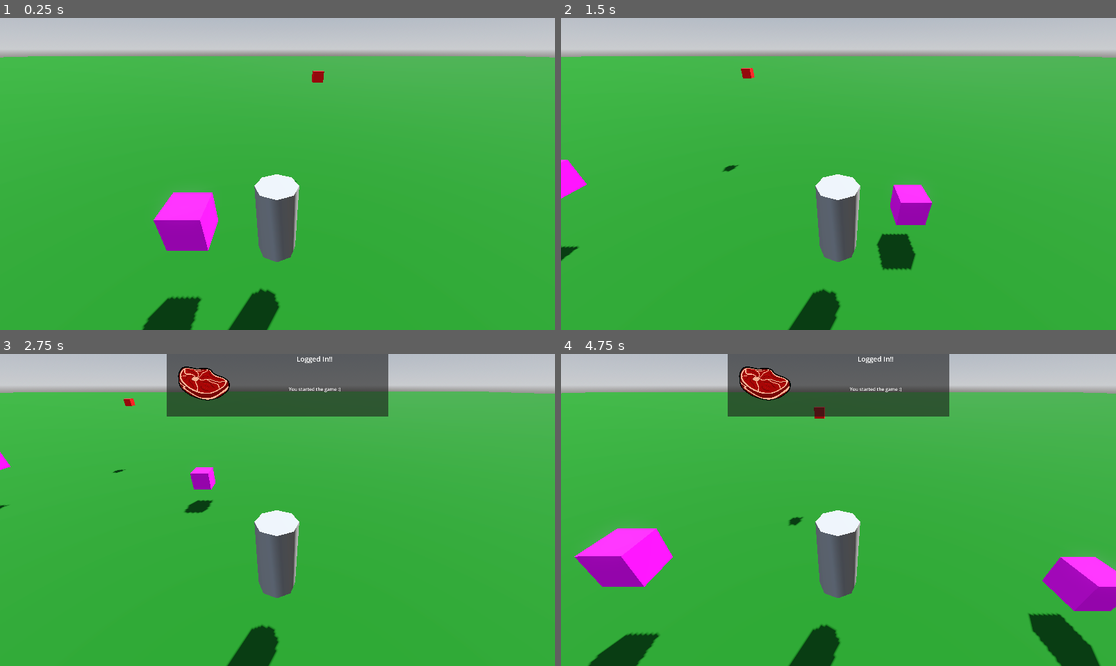
Above: before the commit, frames 1-4 (two rows, left to right).
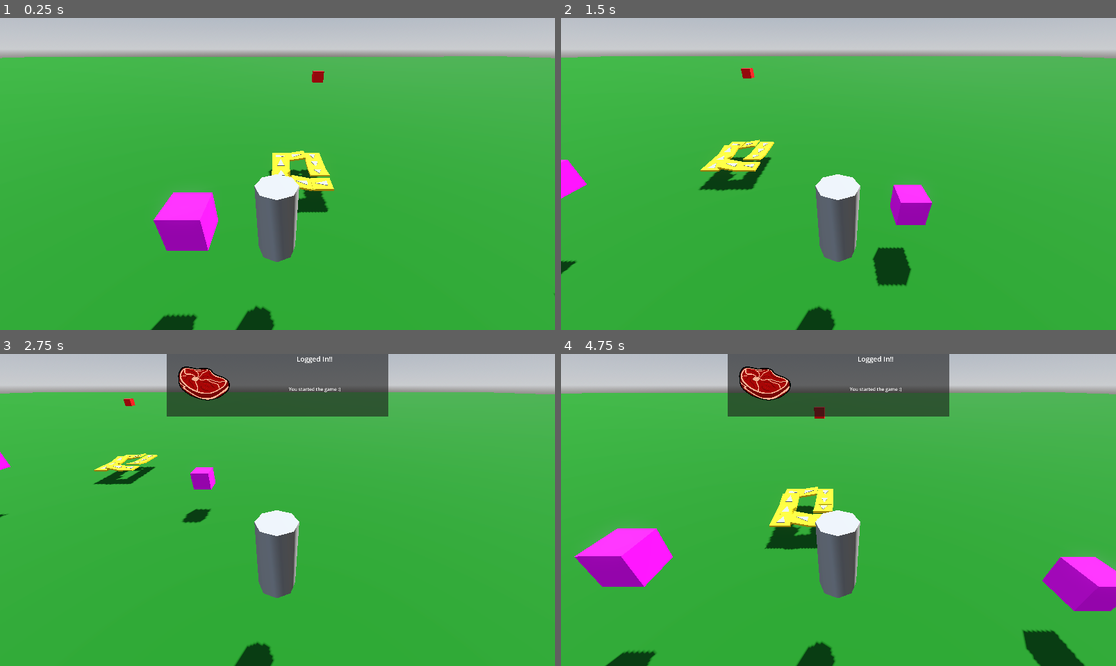
Above: after the commit, the same moments.

Repository: DallasHuff/gwj-89
Game: Godot game, scene res://levels/dallas_test_level.tscn
Same seed, same stepped clock (60 frames per second), same inputs: the game is played once before the commit and once after it.
Inputs:
- Up to frame 1 (0.25 s): no input
- Up to frame 2 (1.5 s): tap Enter at 0.5 s; hold D (right) 0.53-1.28 s; hold S (down) from 1.28 s (still down)
- Up to frame 3 (2.75 s): release S (down) at 2.03 s; hold D (right) from 2.03 s (still down)
- Up to frame 4 (4.75 s): release D (right) at 2.78 s; hold W (up) 2.78-3.53 s; hold A (left) from 3.53 s (still down)

The runs differ from the first frame. In frame 1, 2.5% of the frame differs, in the area x 0-100%, y 12-100%; in frame 2, 2.8%; in frame 3, 1.5%; in frame 4, 4.1%.

Commit message:
added conveyor poc

Diff:
--- /dev/null
+++ b/entities/conveyor/straight_conveyor.gd
@@ -0,0 +1,8 @@
+class_name StraightConveyor
+extends StaticBody3D
+
+@export var conveyor_speed := 1.5
+
+func _ready() -> void:
+	var new_vel := global_transform.basis.z * conveyor_speed
+	set_constant_linear_velocity(new_vel)
--- /dev/null
+++ b/entities/conveyor/straight_conveyor.tscn
@@ -0,0 +1,25 @@
+[gd_scene format=3 uid="uid://0y1s4ra8pfw"]
+
+[ext_resource type="Script" uid="uid://d3o2cfsr551di" path="res://entities/conveyor/straight_conveyor.gd" id="1_7eqht"]
+
+[sub_resource type="StandardMaterial3D" id="StandardMaterial3D_n54wd"]
+albedo_color = Color(1, 0.78300005, 0.06999999, 1)
+
+[sub_resource type="BoxShape3D" id="BoxShape3D_n54wd"]
+size = Vector3(1, 0.1, 0.91503906)
+
+[node name="StraightConveyor" type="StaticBody3D" unique_id=263868903]
+script = ExtResource("1_7eqht")
+
+[node name="CSGBox3D" type="CSGBox3D" parent="." unique_id=1448096115]
+size = Vector3(1, 0.1, 1)
+material = SubResource("StandardMaterial3D_n54wd")
+
+[node name="CollisionShape3D" type="CollisionShape3D" parent="." unique_id=354356967]
+transform = Transform3D(1, 0, 0, 0, 1, 0, 0, 0, 1, 0, 0, 0.09692383)
+shape = SubResource("BoxShape3D_n54wd")
+
+[node name="Arrow" type="CSGPolygon3D" parent="." unique_id=1167550922]
+transform = Transform3D(-4.371139e-08, -1, 4.371139e-08, 0, -4.371139e-08, -1, 1, -4.371139e-08, 1.9106855e-15, 0.5971172, -0.045252264, -0.67797714)
+polygon = PackedVector2Array(0.4, 0.4, 0.4, 0.8, 0.97884727, 0.5985436)
+depth = 0.12
--- a/entities/spawner/spawner.gd
+++ b/entities/spawner/spawner.gd
@@ -8,7 +8,6 @@
 		print("debug1")
 		spawn_trash()
 
-
 func spawn_trash() -> void:
 	var t : Trash = trash_scene.instantiate()
 	t.trash_type = Trash.METAL
--- a/entities/trash/trash.gd
+++ b/entities/trash/trash.gd
@@ -2,10 +2,10 @@
 extends RigidBody3D
 
 enum {
-    METAL,
-    GLASS,
-    PLASTIC,
-    PAPER,
+	METAL,
+	GLASS,
+	PLASTIC,
+	PAPER,
 }
 
 @export var trash_type := METAL
--- a/entities/trash/trash.tscn
+++ b/entities/trash/trash.tscn
@@ -3,6 +3,9 @@
 [ext_resource type="Script" uid="uid://mdqaoq60otue" path="res://entities/trash/trash.gd" id="1_clokc"]
 
 [sub_resource type="BoxShape3D" id="BoxShape3D_wpnnr"]
+size = Vector3(0.3, 0.3, 0.3)
+
+[sub_resource type="StandardMaterial3D" id="StandardMaterial3D_clokc"]
 
 [node name="Trash" type="RigidBody3D" unique_id=1747780733]
 script = ExtResource("1_clokc")
@@ -11,3 +14,5 @@
 shape = SubResource("BoxShape3D_wpnnr")
 
 [node name="CSGBox3D" type="CSGBox3D" parent="." unique_id=920973247]
+size = Vector3(0.3, 0.3, 0.3)
+material = SubResource("StandardMaterial3D_clokc")
--- a/levels/dallas_test_level.tscn
+++ b/levels/dallas_test_level.tscn
@@ -3,6 +3,7 @@
 [ext_resource type="PackedScene" uid="uid://dksqsb7ouxc4c" path="res://entities/player/player.tscn" id="1_0wr34"]
 [ext_resource type="PackedScene" uid="uid://gdv62oa7bqy0" path="res://entities/spawner/spawner.tscn" id="2_jsg4m"]
 [ext_resource type="PackedScene" uid="uid://bxedjpgetpoay" path="res://entities/trash/trash.tscn" id="3_hncv2"]
+[ext_resource type="PackedScene" uid="uid://0y1s4ra8pfw" path="res://entities/conveyor/straight_conveyor.tscn" id="4_omk13"]
 
 [sub_resource type="ProceduralSkyMaterial" id="ProceduralSkyMaterial_jsg4m"]
 sky_horizon_color = Color(0.66224277, 0.6717428, 0.6867428, 1)
@@ -21,6 +22,7 @@
 albedo_color = Color(0.04262498, 0.33, 0.016500005, 1)
 
 [sub_resource type="WorldBoundaryShape3D" id="WorldBoundaryShape3D_m45s1"]
+plane = Plane(0, 10, 0, 0)
 
 [sub_resource type="StandardMaterial3D" id="StandardMaterial3D_r5ldv"]
 albedo_color = Color(1, 0, 1, 1)
@@ -36,7 +38,7 @@
 
 [node name="Ground" type="CSGBox3D" parent="." unique_id=1093195727]
 material_override = SubResource("StandardMaterial3D_0257o")
-size = Vector3(500, 1, 500)
+size = Vector3(500, 0, 500)
 
 [node name="StaticBody3D" type="StaticBody3D" parent="." unique_id=947810332]
 
@@ -61,3 +63,33 @@
 [node name="Spawner" parent="." unique_id=359273142 instance=ExtResource("2_jsg4m")]
 transform = Transform3D(1, 0, 0, 0, 1, 0, 0, 0, 1, 2.0919256, 5.5436907, -7.6753654)
 trash_scene = ExtResource("3_hncv2")
+
+[node name="StraightConveyor4" parent="." unique_id=974343639 instance=ExtResource("4_omk13")]
+transform = Transform3D(-4.371139e-08, 0, -1, 0, 1, 0, 1, 0, -4.371139e-08, 2.2336164, 0.98984605, -4.6525774)
+
+[node name="StraightConveyor5" parent="." unique_id=1992202870 instance=ExtResource("4_omk13")]
+transform = Transform3D(-4.2680696e-08, 0.21587726, -0.9764205, 9.436295e-09, 0.9764205, 0.21587726, 1, 0, -4.371139e-08, 1.2336164, 1.0765743, -4.6525774)
+
+[node name="StraightConveyor6" parent="." unique_id=1992293012 instance=ExtResource("4_omk13")]
+transform = Transform3D(-1, 0, 8.742278e-08, 0, 1, 0, -8.742278e-08, 0, -1, 0.23361635, 0.98984605, -4.6525774)
+
+[node name="StraightConveyor7" parent="." unique_id=1969052897 instance=ExtResource("4_omk13")]
+transform = Transform3D(-1, 0, 8.742278e-08, 0, 1, 0, -8.742278e-08, 0, -1, 0.23361635, 0.98984605, -5.6525774)
+
+[node name="StraightConveyor8" parent="." unique_id=1446609966 instance=ExtResource("4_omk13")]
+transform = Transform3D(-1, 0, 8.742278e-08, 1.8505917e-08, 0.9773384, 0.21168302, -8.5441634e-08, 0.21168302, -0.9773384, 0.23361635, 1.0896494, -6.6525774)
+
+[node name="StraightConveyor9" parent="." unique_id=1713566708 instance=ExtResource("4_omk13")]
+transform = Transform3D(1.3113416e-07, 0, 1, 0, 1, 0, -1, 0, 1.3113416e-07, 0.23361635, 0.98984605, -7.6525774)
+
+[node name="StraightConveyor10" parent="." unique_id=718362966 instance=ExtResource("4_omk13")]
+transform = Transform3D(1.2924278e-07, -0.16922909, 0.98557675, 2.2191713e-08, 0.98557675, 0.16922909, -1, 0, 1.3113416e-07, 1.2336164, 1.0669949, -7.6525774)
+
+[node name="StraightConveyor11" parent="." unique_id=263868903 instance=ExtResource("4_omk13")]
+transform = Transform3D(1, 0, -1.7484555e-07, 0, 1, 0, 1.7484555e-07, 0, 1, 2.2336164, 0.98984605, -7.6525774)
+
+[node name="StraightConveyor12" parent="." unique_id=360822248 instance=ExtResource("4_omk13")]
+transform = Transform3D(1, 0, -1.7484555e-07, 0, 1, 0, 1.7484555e-07, 0, 1, 2.2336164, 0.98984605, -6.6525774)
+
+[node name="StraightConveyor13" parent="." unique_id=2056955303 instance=ExtResource("4_omk13")]
+transform = Transform3D(1, 1.1910233e-14, -1.7484557e-07, 3.131082e-08, 0.98383504, 0.17907703, 1.7201918e-07, -0.17907703, 0.98383504, 2.2336164, 1.0783291, -5.6525774)
--- a/project.godot
+++ b/project.godot
@@ -77,6 +77,10 @@
 ]
 }
 
+[layer_names]
+
+3d_physics/layer_2="conveyors"
+
 [physics]
 
 3d/physics_engine="Jolt Physics"
Not shown, added: entities/conveyor/straight_conveyor.gd.uid
